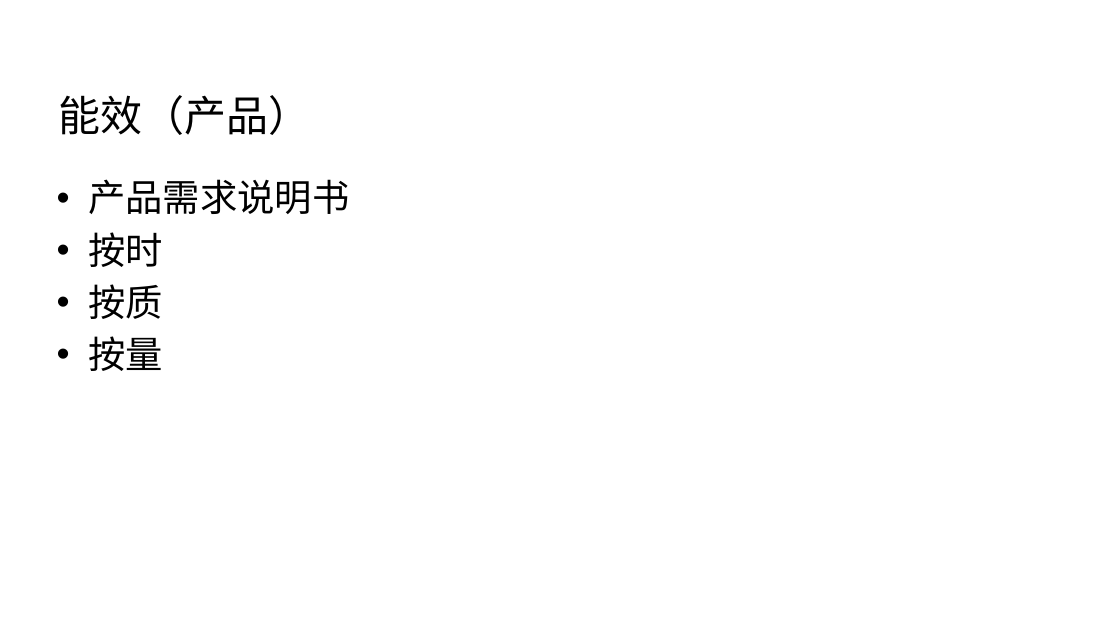
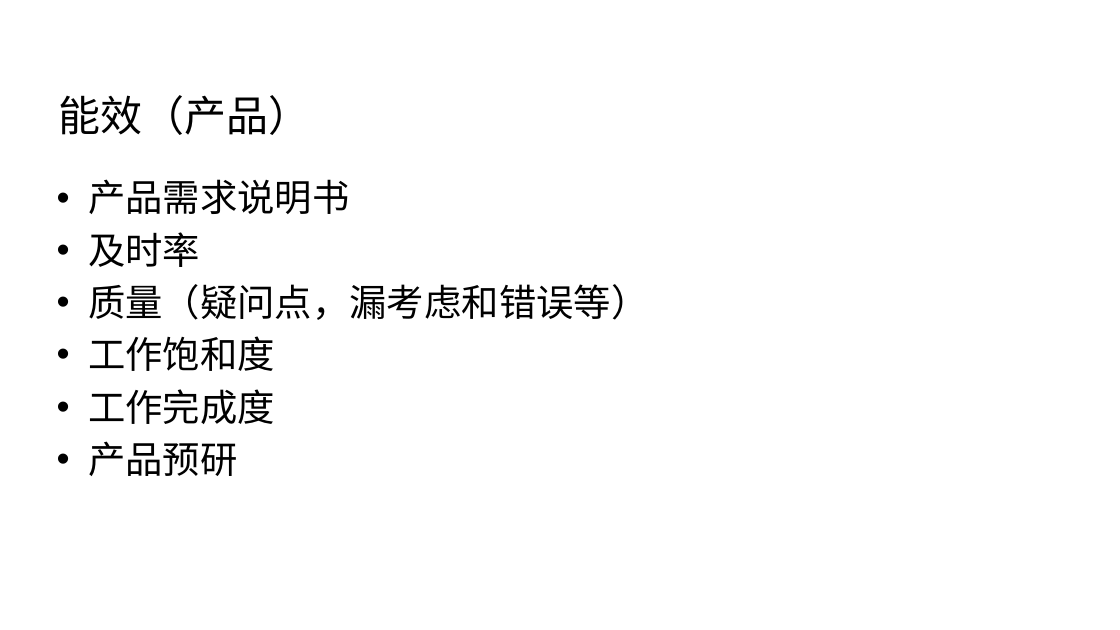
Before and after one commit to Wang-Ray/Wang-Ray.github.io, a slide deck: slide 18 of assets/attachment/关于软件架构 - v2.pptx. Drawn at 1120x630 pixels with LibreOffice and Linux fonts; fonts in the diff are those of the drawing; background and template pictures are left out. Boxes give left, top, right and bottom in pixels: in the first picture for what was removed or moved away, otherwise in the second. Text is boxed around its words. In the diff, an @@ line names an element or a change of style, - is before the commit and + after.

```diff
--- a/assets/attachment/关于软件架构 - v2.pptx
+++ b/assets/attachment/关于软件架构 - v2.pptx
@@ text at (88, 232, 648, 476): text changed @@
-• 按时
-• 按质
-• 按量
+• 及时率
+• 质量（疑问点，漏考虑和错误等）
+• 工作饱和度
+• 工作完成度
+• 产品预研
```
Also in this commit, not shown: 3 other slides changed.
